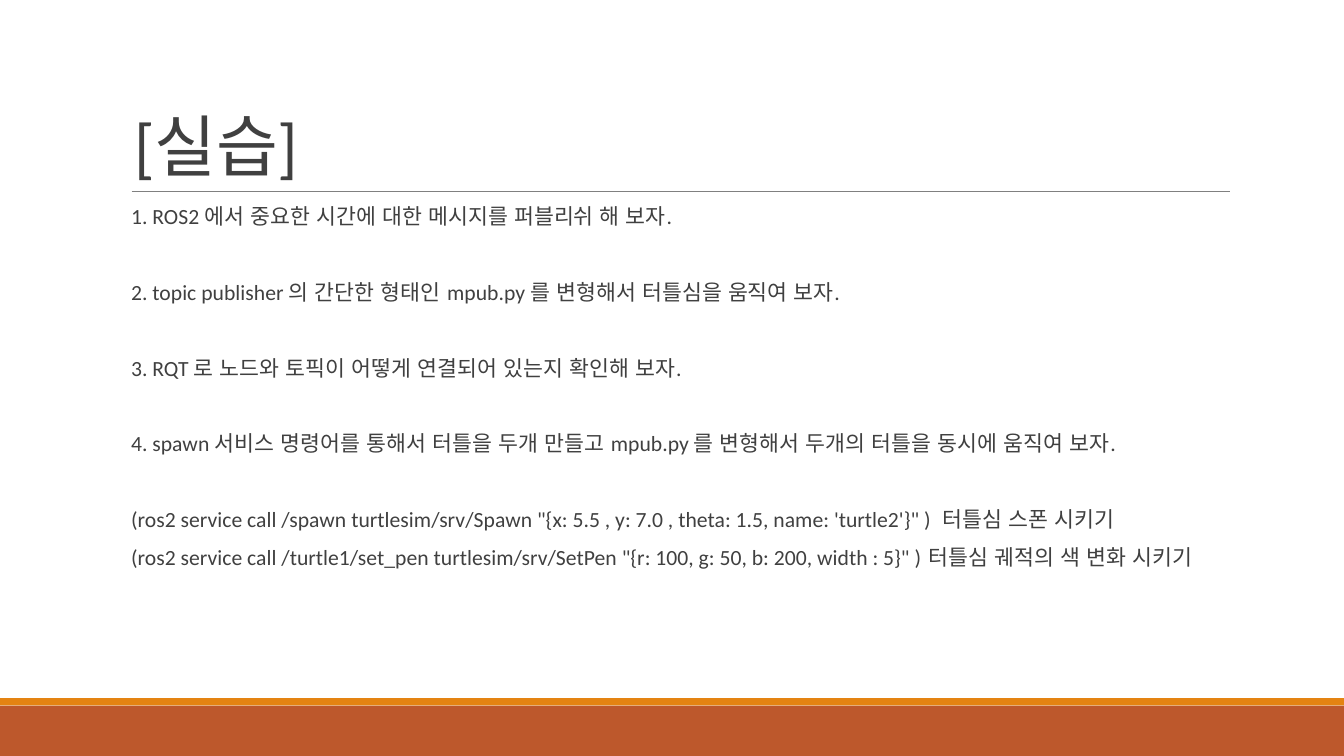
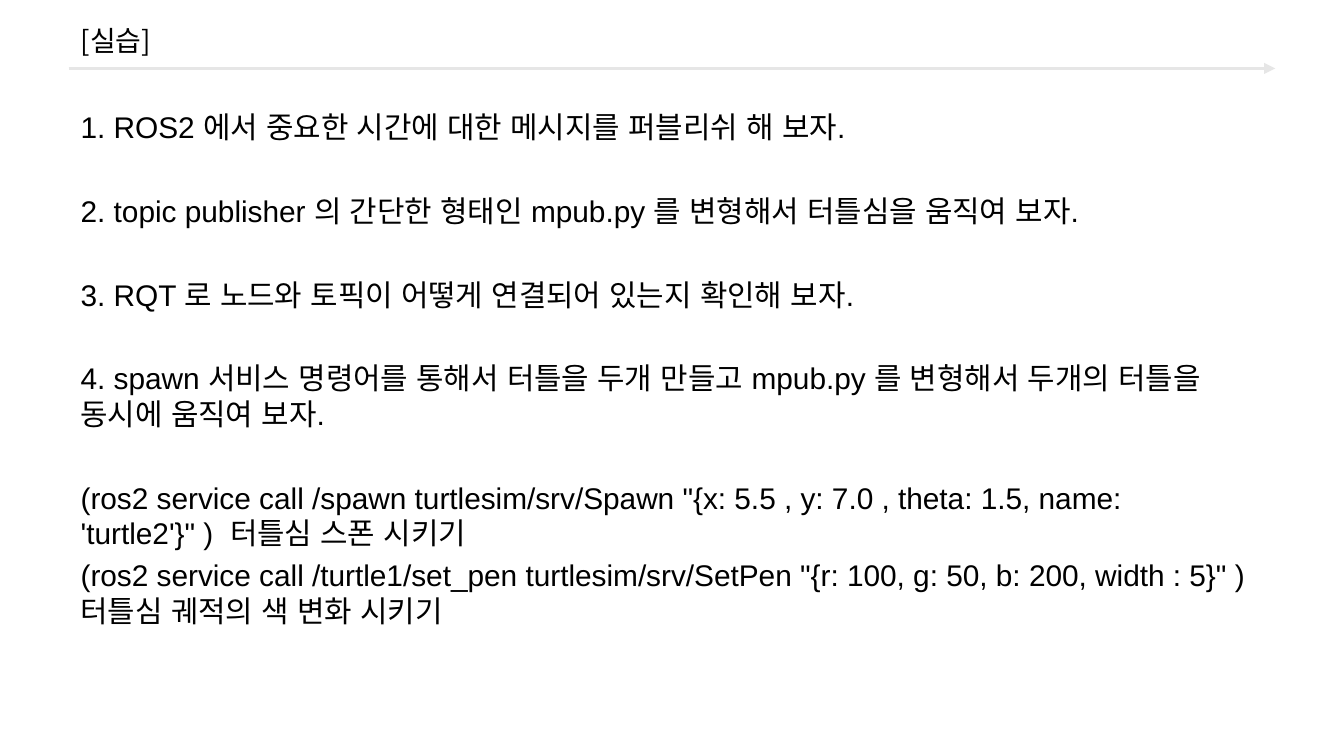
Before and after one commit to freshmea/ict_robot_dajung, a slide deck: slide 13 of pdf_ppt/3. ROS2/교안_ROS2 터틀봇_바인드소프트_2일차교욱.pptx (slide 9 before the commit). Drawn at 1344x756 pixels with LibreOffice and Linux fonts; fonts in the diff are those of the drawing; background and template pictures are left out. Boxes give left, top, right and bottom in pixels: in the first picture for what was removed or moved away, otherwise in the second. Text is boxed around its words. In the diff, an @@ line names an element or a change of style, - is before the commit and + after.

```diff
--- a/pdf_ppt/3. ROS2/교안_ROS2 터틀봇_바인드소프트_2일차교욱.pptx
+++ b/pdf_ppt/3. ROS2/교안_ROS2 터틀봇_바인드소프트_2일차교욱.pptx
@@ title "[실습]": place and size @@
-title "[실습]" at box(134, 115, 298, 180)
+title "[실습]" at box(81, 28, 151, 56)
@@ title "[실습]" at box(81, 28, 151, 56): size 36 to 15 pt, font Calibri to Noto Sans CJK KR, text colour #404040 to #000000, letter spacing -0.4 to 0 pt; line spacing 0.85 to 1; vertical alignment bottom to middle @@
@@ arrow added from (69, 69) to (1275, 69), #E6E6E6 1.5 pt @@
@@ text "1. ROS2 에서 중요한 시간에 ...": place and size @@
-text "1. ROS2 에서 중요한 시간에 ..." at box(131, 206, 1192, 569)
+text "1. ROS2 에서 중요한 시간에 ..." at box(81, 113, 1226, 625)
@@ text "1. ROS2 에서 중요한 시간에 ..." at box(81, 113, 1226, 625): size 11.6 to 16 pt, font Calibri to Arial, text colour #404040 to #000000; bullet   to none; line spacing 0.7 to 1; less space between paragraphs @@
@@ line removed from (132, 192) to (1230, 192) @@
@@ rectangle removed at box(0, 706, 1344, 756) @@
@@ rectangle removed at box(0, 699, 1344, 706) @@
```
Also in this commit, not shown: 7 other slides changed, 6 slides added, 3 slides removed, 19 other files.
